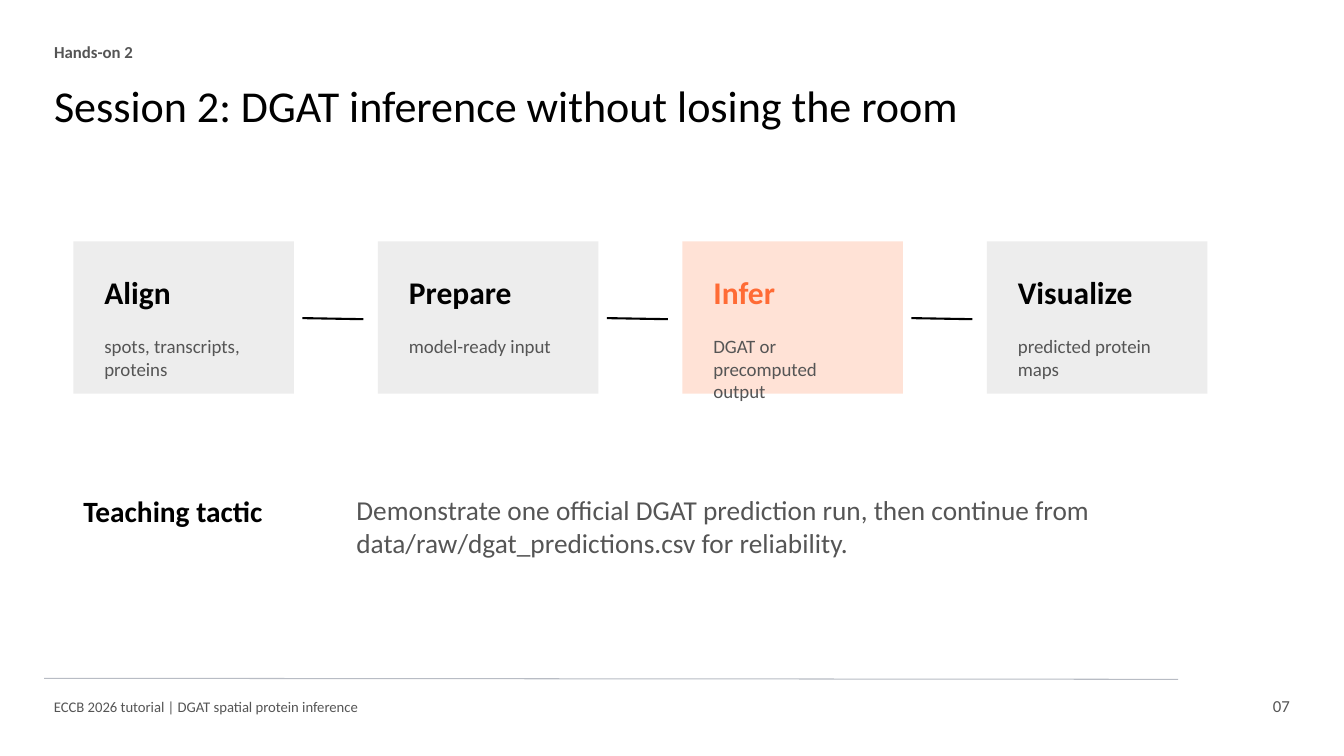
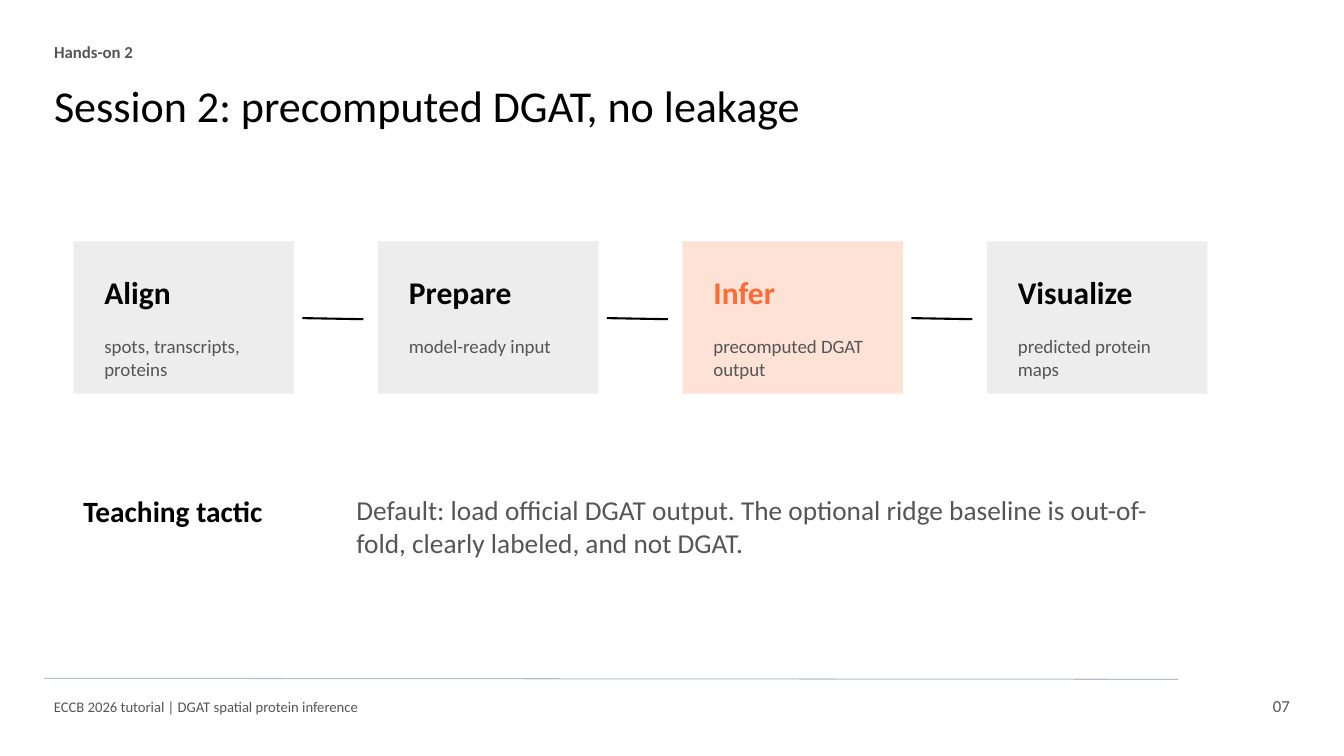
Before and after one commit to osmanbeyoglulab/ECCB-2026-Tutorial, a slide deck: slide 7 of outputs/eccb_2026_dgat_tutorial_slides.pptx. Drawn at 1344x756 pixels with LibreOffice and Linux fonts; fonts in the diff are those of the drawing. Boxes give left, top, right and bottom in pixels: in the first picture for what was removed or moved away, otherwise in the second. Text is boxed around its words. In the diff, an @@ line names an element or a change of style, - is before the commit and + after.

Commit message:
Address tutorial setup and DGAT evaluation feedback

```diff
--- a/outputs/eccb_2026_dgat_tutorial_slides.pptx
+++ b/outputs/eccb_2026_dgat_tutorial_slides.pptx
@@ text at <box>54,91,800,130</box>: text changed @@
-Session 2: DGAT inference without losing the room
+Session 2: precomputed DGAT, no leakage
@@ text at <box>713,340,863,379</box>: text changed @@
-DGAT or precomputed output
+precomputed DGAT output
@@ text at <box>356,501,1147,558</box>: text changed @@
-Demonstrate one official DGAT prediction run, then continue from data/raw/dgat_predictions.csv for reliability.
+Default: load official DGAT output. The optional ridge baseline is out-of-fold, clearly labeled, and not DGAT.
```
Also in this commit, not shown: 7 other slides changed, 18 other files.
